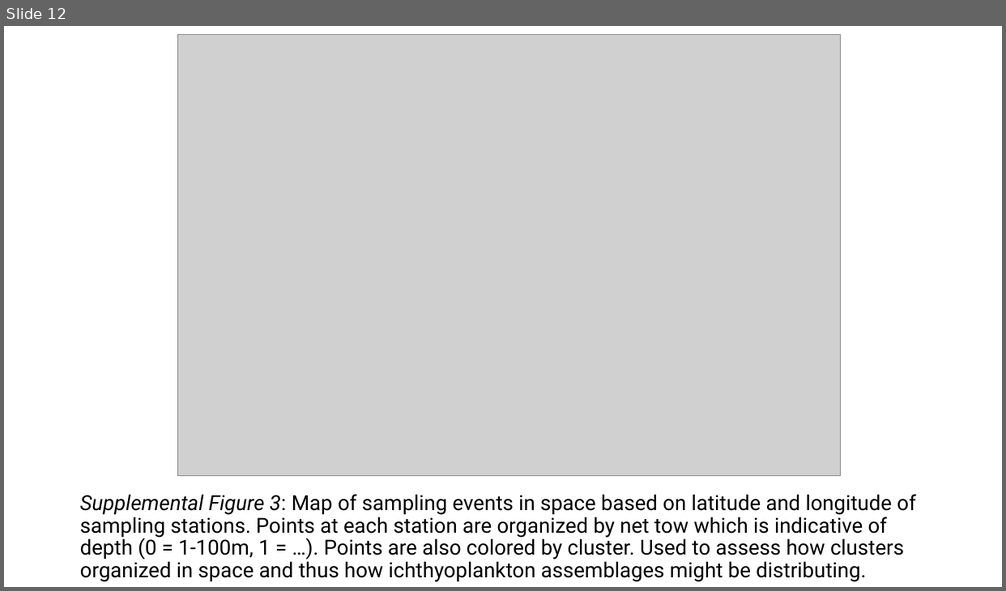
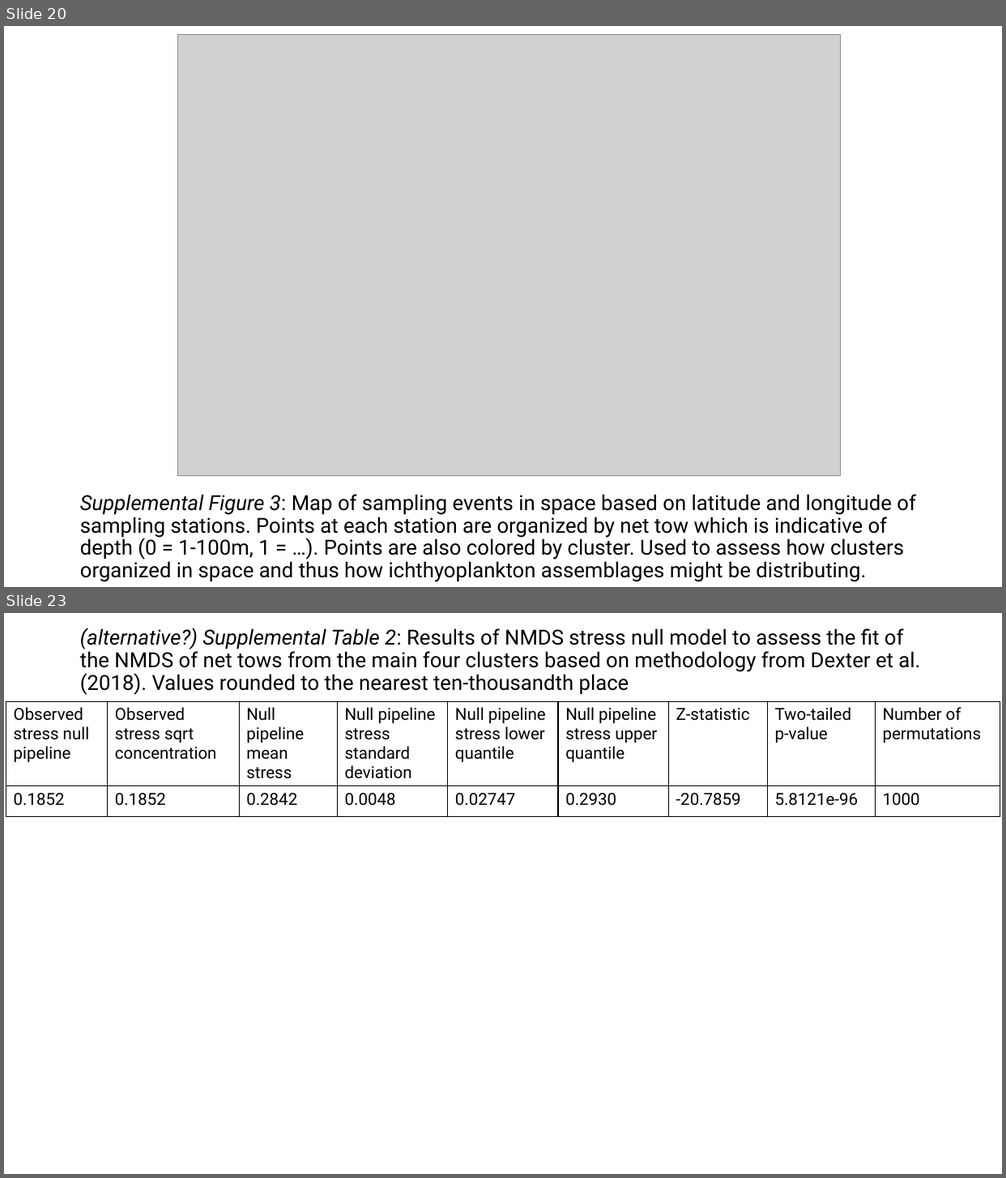
Before and after one commit to LukeABobay/larval-fish-community-analysis, a slide deck: Project Figures and Tables in order.pptx. Shown one above the other, each under a label of ours: slide 12 before the commit, slides 20 and 23 after it; the slides between them are not shown. The pictures are 1006x591 and 1006x1178 pixels, drawn with LibreOffice and Linux fonts; fonts in the diff are those of the drawing; grey boxes stand for pictures. Boxes give left, top, right and bottom in pixels: in the first picture for what was removed or moved away, otherwise in the second. Text is boxed around its words. In the diff, an @@ line names an element or a change of style, - is before the commit and + after.

Commit message:
updates to checklist, outline, and powerpoint based on recent progress

```diff
--- a/Project Figures and Tables in order.pptx
+++ b/Project Figures and Tables in order.pptx
@@ slide 23 added at (4,613,1002,1174), background #FFFFFF @@
@@ title added at (80,628,920,695), 20 pt, text #000000 @@
+(alternative?) Supplemental Table 2: Results of NMDS stress null model to assess the fit of the NMDS of net tows from the main four clusters based on methodology from Dexter et al. (2018). Values rounded to the nearest ten-thousandth place
@@ table added at (6,701,1002,819), 2 rows, 9 columns @@
+Observed stress null pipeline | Observed stress sqrt concentration | Null pipeline mean stress | Null pipeline stress standard deviation | Null pipeline stress lower quantile | Null pipeline stress upper quantile | Z-statistic | Two-tailed p-value | Number of permutations
+0.1852 | 0.1852 | 0.2842 | 0.0048 | 0.02747 | 0.2930 | -20.7859 | 5.8121e-96 | 1000
@@ what was slide 12 is now slide 20 @@
```
Also in this commit, not shown: 1 slide changed, 12 other slides added, 1 other file.
